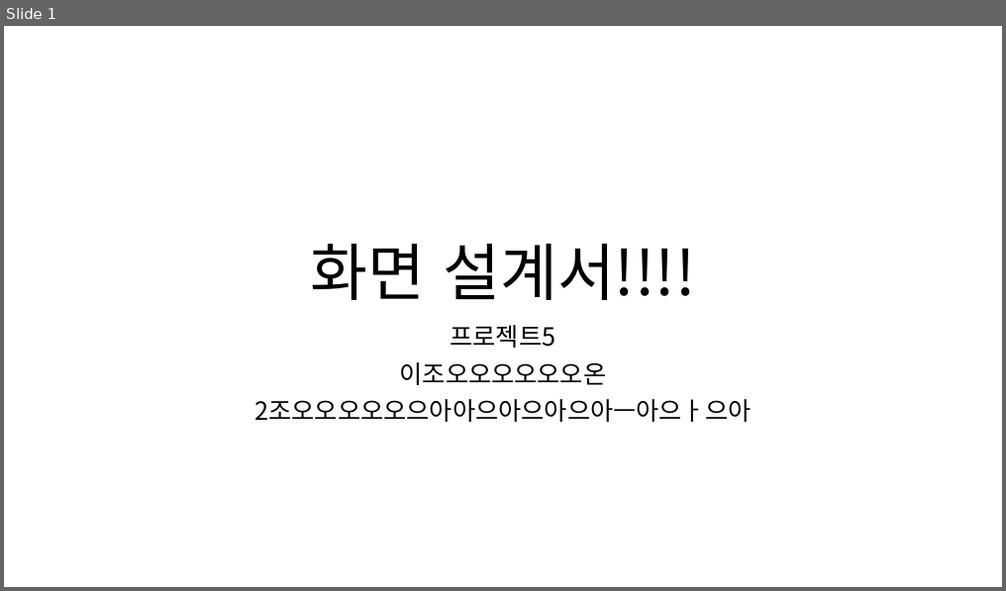
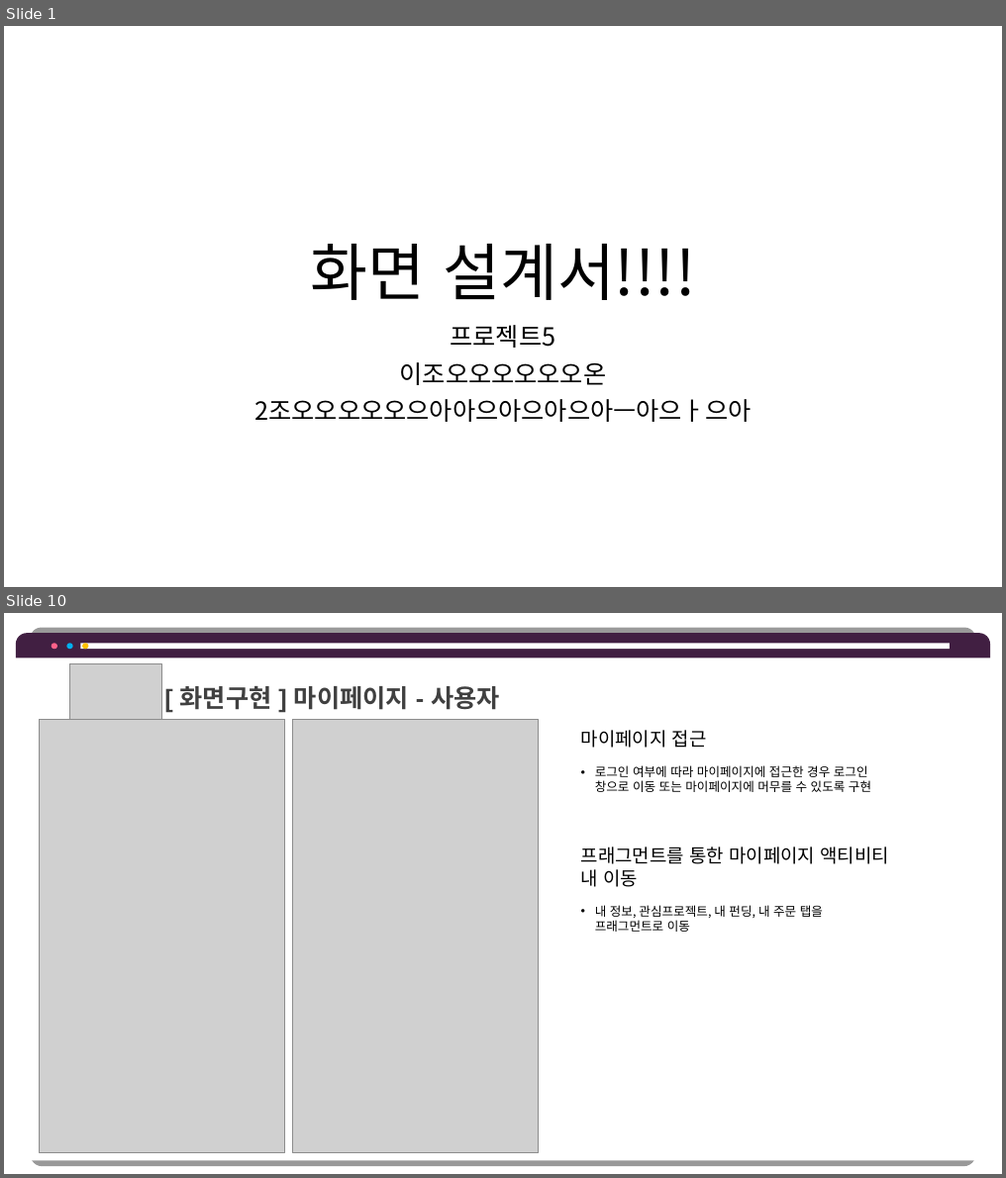
Before and after one commit to hhsw07/ezen-academy-projects, a slide deck: 0 발표용 파워포인트/0529 4차발표/0529 project06 - 파워포인트 - 형준.pptx. Shown one above the other, each under a label of ours: slide 1 before the commit, slides 1 and 10 after it; the slides between them are not shown. The pictures are 1006x591 and 1006x1178 pixels, drawn with LibreOffice and Linux fonts; fonts in the diff are those of the drawing; grey boxes stand for pictures. Boxes give left, top, right and bottom in pixels: in the first picture for what was removed or moved away, otherwise in the second. Text is boxed around its words. In the diff, an @@ line names an element or a change of style, - is before the commit and + after.

```diff
--- a/0 발표용 파워포인트/0529 4차발표/0529 project06 - 파워포인트 - 형준.pptx
+++ b/0 발표용 파워포인트/0529 4차발표/0529 project06 - 파워포인트 - 형준.pptx
@@ slide 10 added at (4,613,1002,1174), background #FFFFFF @@
@@ round same rect added at (16,633,991,658), fill #411F42 @@
@@ round same rect added at (16,658,991,1161), fill #FFFFFF @@
@@ ellipse added at (52,643,57,649), fill #FF6189 @@
@@ ellipse added at (67,643,73,649), fill #00B0F0 @@
@@ picture added at (70,663,162,725) @@
@@ rectangle added at (80,643,949,649), fill #FFFFFF @@
@@ ellipse added at (82,643,88,649), fill #FFC000 @@
@@ text added at (180,686,500,710), 24 pt, text #404040, bold @@
+[ 화면구현 ] 마이페이지 - 사용자
@@ picture added at (40,719,285,1153) @@
@@ picture added at (293,719,539,1154) @@
@@ text added at (581,730,871,792), 12 pt, text #000000 @@
+마이페이지 접근
+• 로그인 여부에 따라 마이페이지에 접근한 경우 로그인 창으로 이동 또는 마이페이지에 머무를 수 있도록 구현
@@ text added at (581,847,890,932), 12 pt, text #000000 @@
+프래그먼트를 통한 마이페이지 액티비티 내 이동
+• 내 정보, 관심프로젝트, 내 펀딩, 내 주문 탭을 프래그먼트로 이동
```
Also in this commit, not shown: 8 other slides added, 1 other file.
